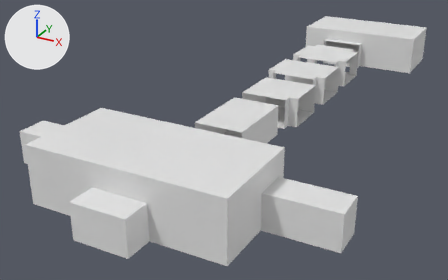
A saved change to the FBX model Assets/Models/mod_temporary_school_hallways.fbx.
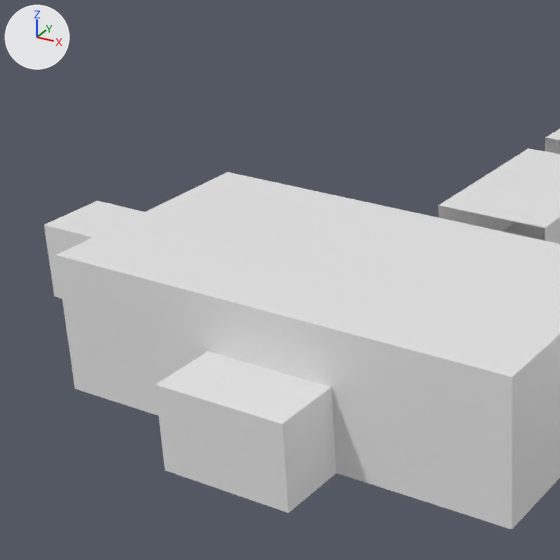
Each version is shown whole from a 50 mm lens placed at (26.0, -50.1, 25.1), pointed at (-3.8, 4.0, -1.9), then close up on the part from 0% to 55% of the width and 11% to 100% of the height. The axes (+X, +Y, +Z) are drawn at upper left. The lights are the same throughout.

Before the edit, the objects in view are built like this:
```python
me_cube = bpy.data.meshes.new('Cube')
me_cube.from_pydata([(2.5, 4.0, 3.2), (2.5, 4.0, 0.0), (2.5, -4.0, 3.2), (2.5, -4.0, 0.0), (-2.5, 4.0, 3.2), (-2.5, 4.0, 0.0), (-2.5, -4.0, 3.2), (-2.5, -4.0, 0.0)], [], [(0, 2, 6, 4), (7, 5, 4, 6), (5, 7, 3, 1), (1, 3, 2, 0)])
me_cube.materials.append(mat_material)  # white #e7e7e7
me_cube_004 = bpy.data.meshes.new('Cube.004')
me_cube_004.from_pydata(...)  # 60 vertices, 57 faces; spans x -15.3..15.3, y -11.9..2.0, z 0.0..5.3
me_cube_004.materials.append(mat_material)  # white #e7e7e7
# before: 20 (2.5, -9.3, 0.0) at pixel (336, 473), 21 (-2.5, -9.3, 0.0), 24 (-2.5, -9.3, 3.2) at pixel (207, 351), 27 (2.5, -9.3, 3.2) at pixel (331, 387), 56 (2.5, -11.9, 0.0) at pixel (288, 512)
# before: 57 (-2.5, -11.9, 0.0) at pixel (164, 470), 58 (2.5, -11.9, 3.2) at pixel (282, 423), 59 (-2.5, -11.9, 3.2) at pixel (155, 384)
ob_entrance_hall = bpy.data.objects.new('entrance_hall', me_cube_004)
ob_entrance_hall.location = (0.0, -9.45, 0.0)
ob_hallway = bpy.data.objects.new('hallway', me_cube)
ob_hallway.location = (0.0, 0.0, 0.0)
```
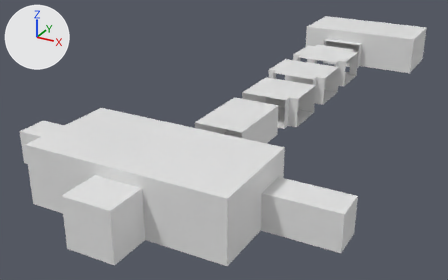
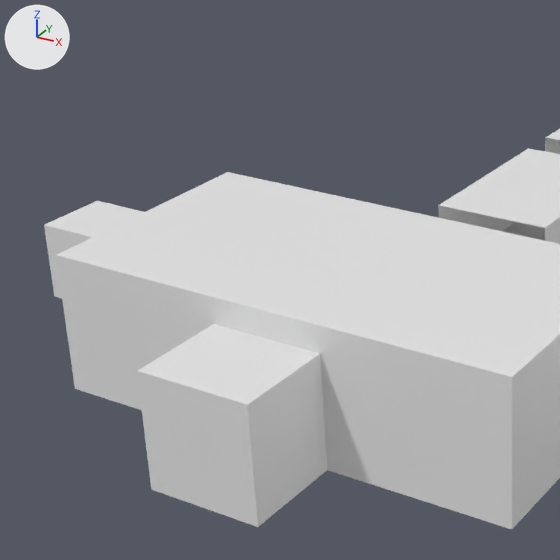
Boxes (x1, y1, x2, y2) around the edits, measured in the close-ups (560 x 560 px):
```json
{"part": 1, "of": "me_cube_004", "change": "cut back", "before": [56, 255, 512, 529], "after": [56, 255, 512, 529]}
```

The change, as JSON lines over the scene's bpy script:
```json
{"block": "me_cube_004", "where": "me_cube_004.from_pydata(...)  # 60 vertices, 57 faces; spans x -15.3..15.3, y -11.9..2.0, z 0.0..5.3"}
{"block": "me_cube_004", "where": "# used by ob_entrance_hall; location = (0.0, -9.45, 0.0)"}
{"block": "me_cube_004", "where": "# verts and faces of me_cube_004; kept vertices keep their numbers, new ones are numbered from 60"}
{"block": "me_cube_004", "change": "me_cube_004 part 1"}
{"op": "add", "block": "me_cube_004", "code": "delete_faces([(20, 21, 57, 56)])"}
{"op": "add", "block": "me_cube_004", "code": "verts[20] = (2.1, -9.3, 0.0)  # moved, pixel (327, 470)"}
{"op": "add", "block": "me_cube_004", "code": "verts[21] = (-2.1, -9.3, 0.0)  # moved"}
{"op": "add", "block": "me_cube_004", "code": "verts[24] = (-2.1, -9.3, 4.3)  # moved, pixel (213, 323)"}
{"op": "add", "block": "me_cube_004", "code": "verts[27] = (2.1, -9.3, 4.3)  # moved, pixel (320, 353)"}
{"op": "add", "block": "me_cube_004", "code": "verts[56] = (2.1, -12.9, 0.0)  # moved, pixel (257, 527)"}
{"op": "add", "block": "me_cube_004", "code": "verts[57] = (-2.1, -12.9, 0.0)  # moved, pixel (151, 489)"}
{"op": "add", "block": "me_cube_004", "code": "verts[58] = (2.1, -12.9, 4.3)  # moved, pixel (247, 404)"}
{"op": "add", "block": "me_cube_004", "code": "verts[59] = (-2.1, -12.9, 4.3)  # moved, pixel (137, 370)"}
```
